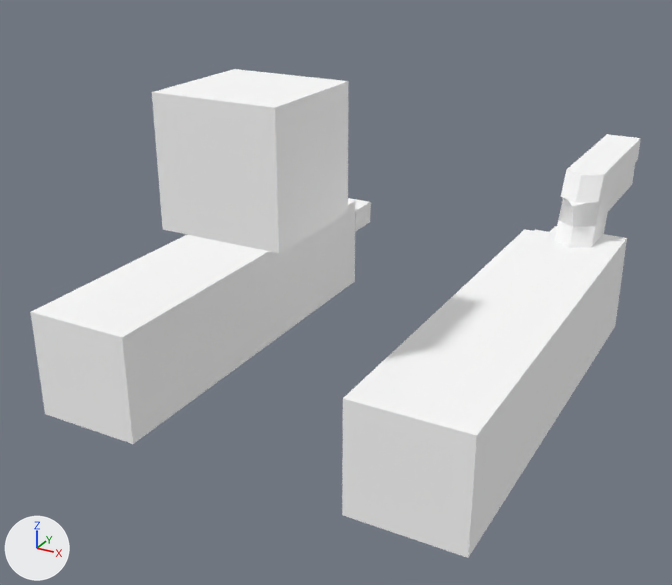
Two versions of the glTF model models/viewmodels/example.gltf, one commit apart.
Both versions are drawn from a 50 mm camera at (1.86, -2.76, 2.16) aimed at (-0.14, 0.87, 0.34). The lights are fixed; the arrows at lower left show +X, +Y and +Z. The older version comes first. Where no turn or scale is listed for an object, it has been applied to the vertices. Vertices at exactly the same position are counted once.

In view in the first picture: 'base', 'camera', 'hand.001', 'handle.001', 'left_arm', 'right_arm.001', 'slide.001', 'thumb.001', 'thumb.002'.
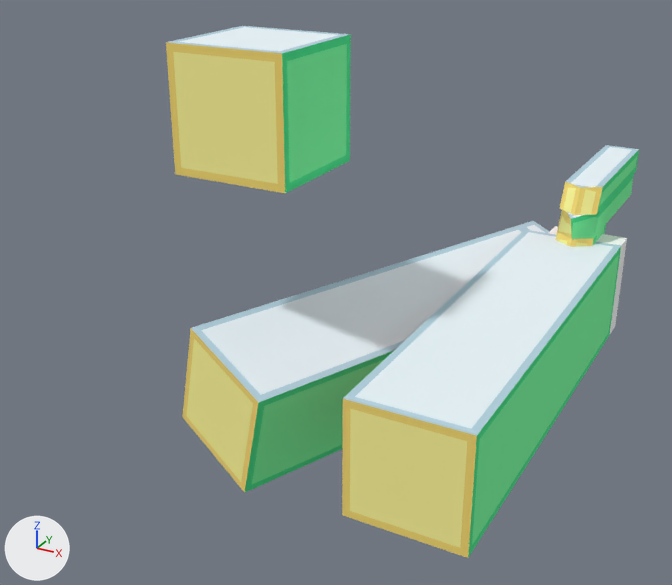
ob_thumb3 is not drawn itself; it is the parent of ob_thumb_002.
ob_hand3 is not drawn itself; it is the parent of ob_hand_002.

Location of each change, (x1, y1, x2, y2) in pixels of the pictures (672 x 585 px):
'right_arm.001', surface changed, moved
    both: (342, 229, 621, 558)
'left_arm', no longer drawn
    before: (30, 199, 355, 444)
'camera', surface changed, moved
    before: (152, 69, 349, 253)
    after: (166, 26, 351, 193)
'left_arm.001', added
    after: (182, 226, 524, 493)
'slide.001', surface changed, moved (white to green)
    before: (561, 134, 641, 203)
    after: (559, 145, 639, 215)
'base', surface changed, moved
    before: (558, 163, 635, 227)
    after: (557, 174, 634, 239)
'handle.001', surface changed, moved
    before: (555, 212, 608, 248)
    after: (556, 225, 606, 247)
'hand.001', surface changed
    both: (549, 226, 625, 334)
'thumb.002', surface changed, moved, turned (not visible afterwards)
    before: (348, 198, 371, 231)
'hand.002', surface changed, moved, turned (not visible before)
    after: (518, 221, 550, 233)
'thumb.001', surface changed
    both: (534, 230, 549, 233)

The change, as a diff of the scene's bpy script:
```diff
--- a/models/viewmodels/example.gltf.py
+++ b/models/viewmodels/example.gltf.py
@@ img_pistol_png @@
+img_pistol_png = load_image('pistol.png', '../../textures/viewmodels/pistol.png', 256, 256, 'sRGB')
@@ mat_material_0 @@
 mat_material_0 = bpy.data.materials.new('Material_0')
-# nodes: BsdfPrincipled, OutputMaterial
-# colours: white #ffffff
+# nodes: BsdfPrincipled, Math x2, OutputMaterial, TexImage
+# uses the picture img_pistol_png
@@ me_mesh_0 @@
 me_mesh_0.from_pydata(...)  # 8 vertices, 12 faces; spans x -0.25..0.25, y -0.25..0.25, z 0.0..0.5
 # used by ob_camera; location = (0.0, 0.0, 1.0)
+# me_mesh_0 part 1: texture (UV) coordinates of 12 of 12 faces, centred in x -0.25..0.25, y -0.25..0.25, z 0.0..0.5, changed; they spanned u 0.0..0.5, v 0.5..1.0 and now span u 0.26..0.39, v 0.59..1.0
 me_mesh_0.materials.append(mat_material_0)
@@ me_mesh_1 @@
 me_mesh_1.from_pydata(...)  # 8 vertices, 12 faces; spans x -0.25..0.25, y -1.0..1.0, z 0.0..0.5
 # used by ob_right_arm_001; location = (0.75, 0.75, 0.0)
+# me_mesh_1 part 2: texture (UV) coordinates of 12 of 12 faces, centred in x -0.25..0.25, y -1.0..1.0, z 0.0..0.5, changed; they spanned u 0.0..0.5, v 0.5..1.0 and now span u 0.0..0.46, v 0.47..1.0
 me_mesh_1.materials.append(mat_material_0)
@@ me_mesh_9 @@
 me_mesh_9.from_pydata(...)  # 8 vertices, 12 faces; spans x -0.188..0.188, y -0.062..0.062, z 0.0..0.5
 # used by ob_hand_002; parent = ob_hand3; location = (0.0, 0.0, 0.0)
+# me_mesh_9 part 3: 12 kept faces spanning x -0.188..0.188, y -0.062..0.062, z 0.0..0.5 get new texture (UV) coordinates
 me_mesh_9.materials.append(mat_material_0)
@@ me_mesh_7_1 @@
+me_mesh_7_1.from_pydata(...)  # 8 vertices, 12 faces; spans x -0.38..0.95, y -0.35..1.73, z -0.31..0.31
+me_mesh_7_1.materials.append(mat_material_0)
@@ ob_camera @@
 ob_camera = bpy.data.objects.new('camera', me_mesh_0)
-ob_camera.location = (0.0, 0.0, 1.0)
+ob_camera.location = (-0.125, 0.25, 1.125)
@@ ob_base @@
 ob_base = bpy.data.objects.new('base', me_mesh_2)
-ob_base.location = (0.812, 1.812, 0.719)
+ob_base.location = (0.812, 1.812, 0.656)
@@ ob_handle_001 @@
 ob_handle_001 = bpy.data.objects.new('handle.001', me_mesh_3)
-ob_handle_001.location = (0.812, 1.812, 0.125)
+ob_handle_001.location = (0.812, 1.812, 0.062)
@@ ob_slide_001 @@
 ob_slide_001 = bpy.data.objects.new('slide.001', me_mesh_4)
-ob_slide_001.location = (0.812, 1.812, 0.844)
+ob_slide_001.location = (0.812, 1.812, 0.781)
@@ ob_left_arm @@
-ob_left_arm = bpy.data.objects.new('left_arm', me_mesh_7)
-ob_left_arm.parent = ob_left_arm2
-ob_left_arm.location = (0.0, 0.0, 0.0)
+ob_left_arm = bpy.data.objects.new('left_arm', None)
+ob_left_arm.location = (-0.0625, 0.125, 0.187)
+ob_left_arm.rotation_euler = (0.0, 0.262, -0.393)  # degrees (0, 15, -23)
@@ ob_thumb3 @@
 ob_thumb3 = bpy.data.objects.new('thumb3', None)
-ob_thumb3.parent = ob_left_arm2
-ob_thumb3.location = (0.0625, 1.094, 0.125)
+ob_thumb3.parent = ob_left_arm
+ob_thumb3.location = (0.0625, 1.844, -0.125)
@@ ob_hand3 @@
 ob_hand3 = bpy.data.objects.new('hand3', None)
-ob_hand3.parent = ob_left_arm2
-ob_hand3.location = (-0.0625, 1.062, 0.0)
+ob_hand3.parent = ob_left_arm
+ob_hand3.location = (-0.0625, 1.812, -0.25)
@@ ob_left_arm_001 @@
+ob_left_arm_001 = bpy.data.objects.new('left_arm.001', me_mesh_7_1)
+ob_left_arm_001.location = (-0.062, 0.125, 0.187)
```
